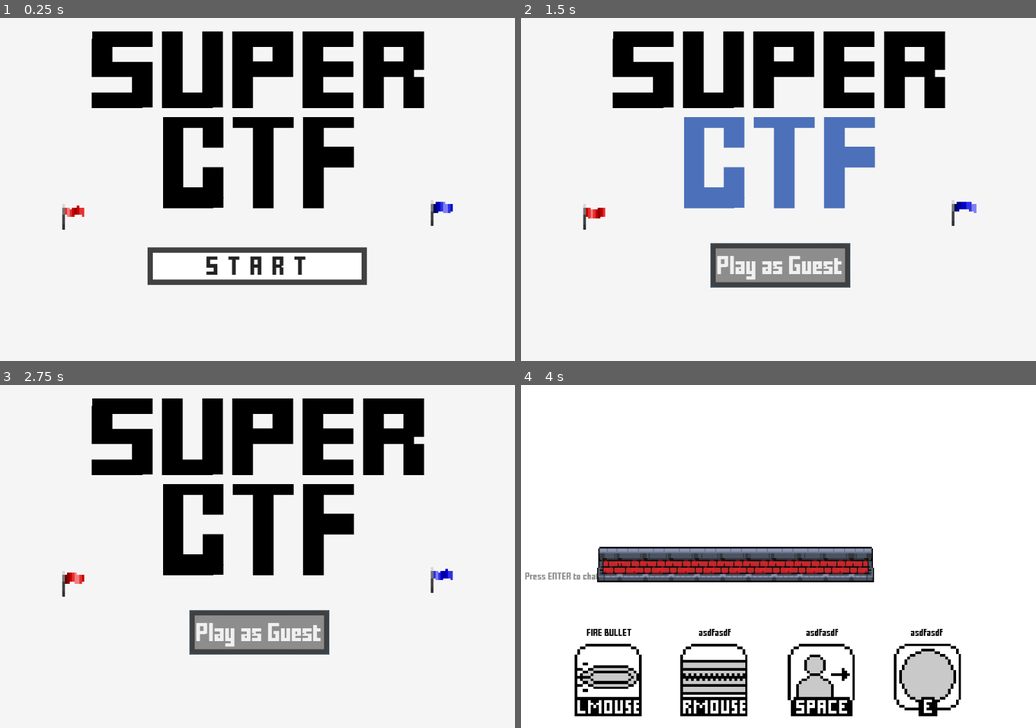
Above: before the commit, frames 1-4 (two rows, left to right).
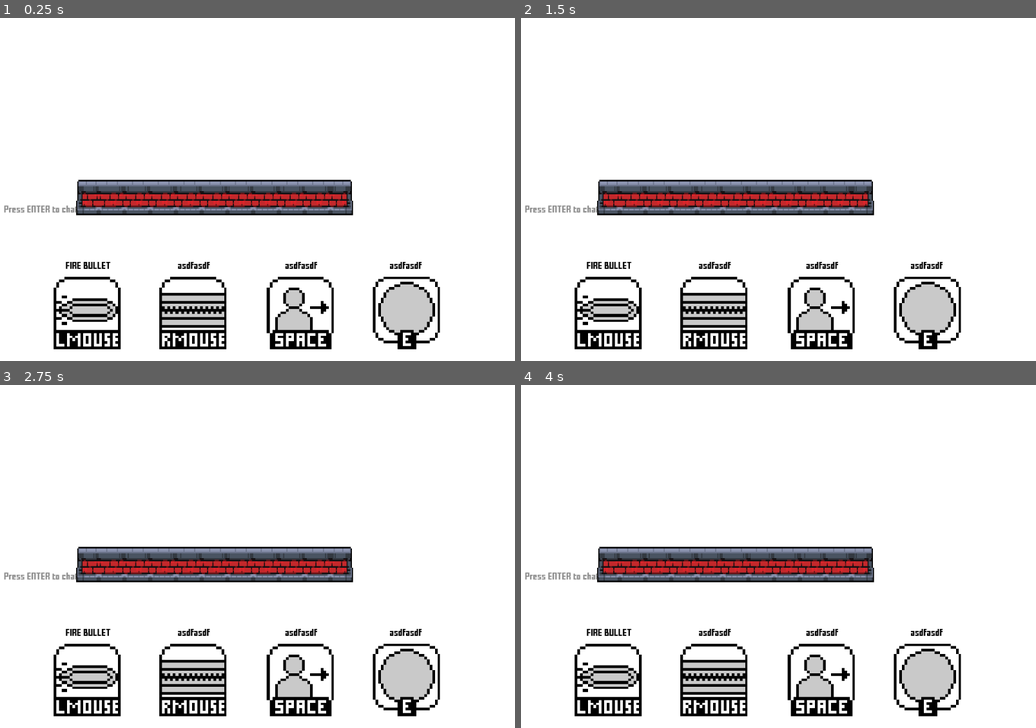
Above: after the commit, the same moments.

Repository: MarshallJDem/SuperCTF
Game: Godot game, scene res://TitleScreen.tscn
Same seed, same stepped clock (60 frames per second), same inputs: the game is played once before the commit and once after it. Sound files missing from this copy of the repository are replaced by a short silence.
Inputs (mouse positions are in pixels of both pictures, inside the frame that each line leads up to):
- Up to frame 1 (0.25 s): no input
- Up to frame 2 (1.5 s): click (778, 264) at 0.5 s, where only the run before the commit has a clickable "START"; click (778, 264) at 1.25 s, where only the run before the commit has a clickable "Play as Guest"
- Up to frame 3 (2.75 s): click (257, 631) at 2 s, where only the run before the commit has a clickable "Play as Guest"
- Up to frame 4 (4 s): tap Enter at 2.75, 2.85 s; move the mouse to (891, 539) at 2.77 s; hold Right 2.78-3.53 s; click (891, 539) at 2.92 s; tap Space at 3.02, 3.77 s; move the mouse to (675, 573) at 3.52 s; hold S from 3.53 s (still down); tap 2 at 3.6 s; click (675, 573) at 3.67 s

The runs differ from the first frame. In frame 1, 29% of the frame differs, in the area x 0-88%, y 3-97%; in frame 2, 30%, in the area x 0-89%, y 3-97%; in frame 3, 29%; in frame 4, nothing differs.

Commit message:
Various logging changes to try and fix the akash invisible wall problem

Diff:
--- a/GameContent/Bullet.gd
+++ b/GameContent/Bullet.gd
@@ -34,6 +34,7 @@
 			initial_time_shot = initial_time_shot - 100;
 
 func _process(delta):
+	print(position);
 	pass;
 
 # stupid workaround neccessary to make particles not flash random colors upon spawning
--- a/GameContent/Main.gd
+++ b/GameContent/Main.gd
@@ -7,6 +7,7 @@
 	if !Globals.testing:
 		$Test_Player.queue_free();
 func _process(delta):
+	print(OS.get_system_time_msecs());
 	if abs($Music_Audio.pitch_scale - target_music_pitch) < 0.03:
 		$Music_Audio.set_pitch_scale(target_music_pitch);
 	else:
--- a/GameContent/Player.gd
+++ b/GameContent/Player.gd
@@ -275,7 +275,8 @@
 
 
 # Shoots a bullet shot
-func shoot_bullet(direction):
+func shoot_bullet(d):
+	var direction = d.normalized();
 	$Shoot_Cooldown_Timer.start();
 	bullets_shot = bullets_shot + 1;
 	# Re-enable the code below to have the bullet start out of the end of the gun
@@ -588,7 +589,6 @@
 
 
 
-
 # -------- NETWORKING ------------------------------------------------------------>
 
 
--- a/Globals.gd
+++ b/Globals.gd
@@ -4,7 +4,7 @@
 var serverIP;
 var serverPublicToken;
 var serverPrivateToken = "privatetoken42402";
-var isServer = false;
+var isServer = true;
 var allowedPlayers = [];
 var matchID;
 
--- a/TitleScreen.tscn
+++ b/TitleScreen.tscn
@@ -85,6 +85,7 @@
 position = Vector2( 20.7922, -30.4714 )
 scale = Vector2( 4.57399, 4.57399 )
 frames = SubResource( 1 )
+frame = 1
 playing = true
 
 [node name="Red_Sprite" type="AnimatedSprite" parent="UI_Layer/Label/Flag2"]
@@ -92,6 +93,7 @@
 position = Vector2( 20.7922, -30.4714 )
 scale = Vector2( 4.57399, 4.57399 )
 frames = SubResource( 2 )
+frame = 1
 playing = true
 
 [node name="Area2D" type="Area2D" parent="UI_Layer/Label/Flag2" groups=[
Not shown, changed: export_presets.cfg
Not shown, changed: Linux_Export/ctf.pck
